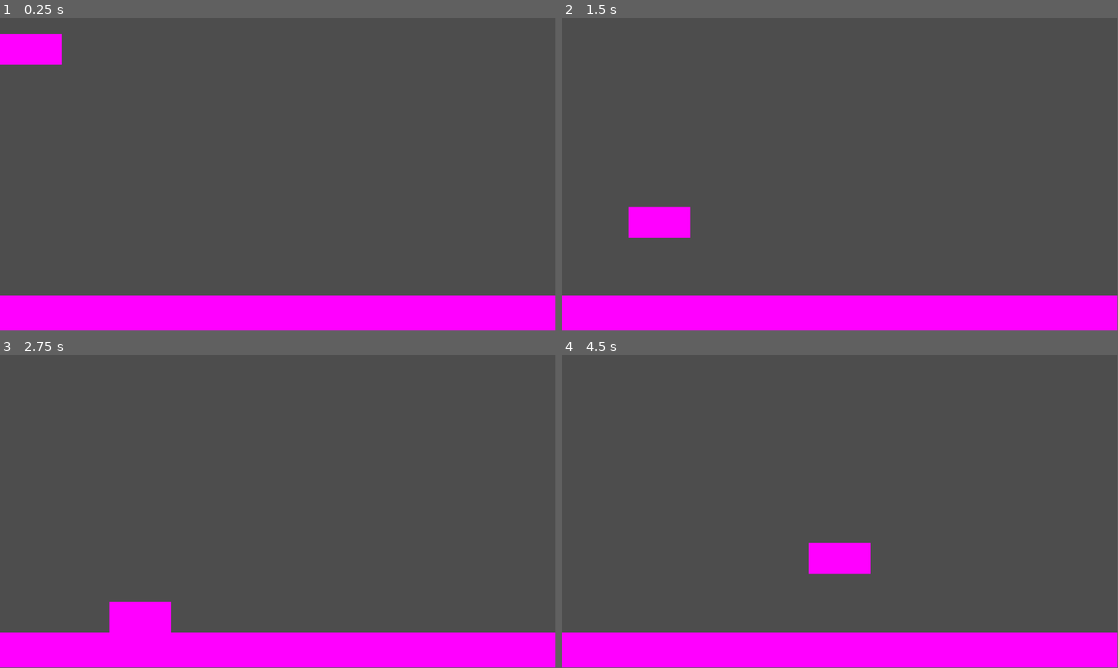
Above: before the commit, frames 1-4 (two rows, left to right).
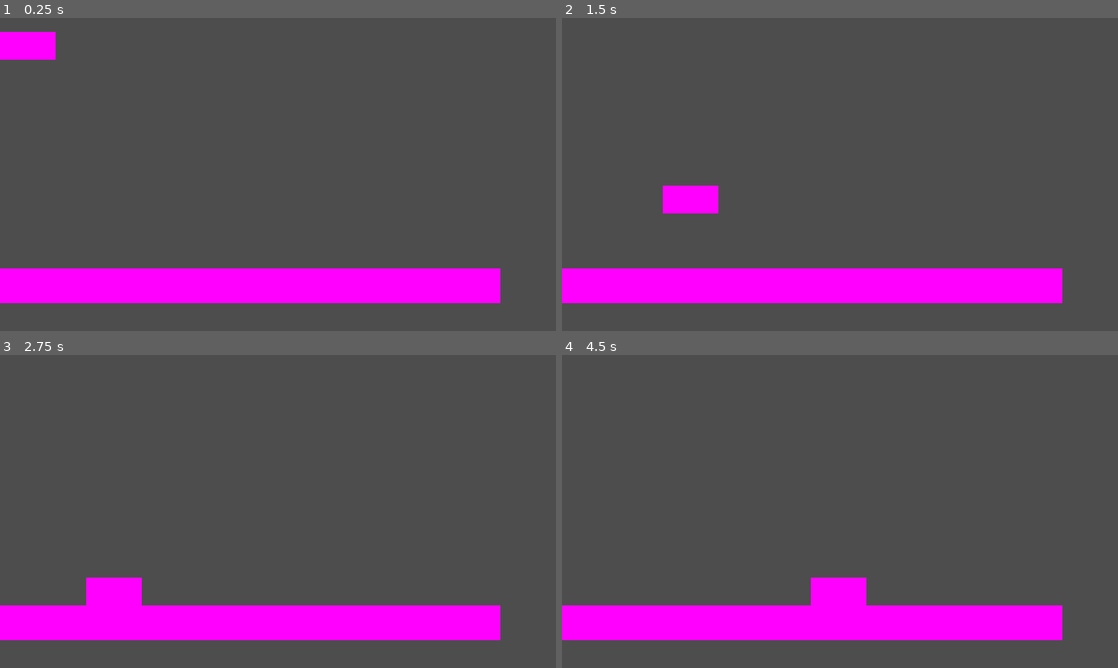
Above: after the commit, the same moments.

Repository: WAVForm/BeavrGame
Game: Godot game, scene res://scenes/test_scene.tscn
Same seed, same stepped clock (60 frames per second), same inputs: the game is played once before the commit and once after it. The project has no main scene, so this scene is started directly.
Inputs (mouse positions are in pixels of both pictures, inside the frame that each line leads up to):
- Up to frame 1 (0.25 s): no input
- Up to frame 2 (1.5 s): move the mouse to (962, 158) at 0.52 s; press the mouse at (962, 158) at 0.53 s; hold D (move_right) from 0.53 s (still down); tap E (interact, bound only after the commit) at 0.6 s; tap Space (move_jump, bound only before the commit) at 0.77, 1.07 s; move the mouse to (728, 190) at 1.27 s; release the mouse at (728, 190) at 1.28 s; click (728, 190) at 1.35 s
- Up to frame 3 (2.75 s): tap Space (move_jump, bound only before the commit) at 1.52, 1.82 s; tap S (look_down, bound only after the commit) at 1.55, 2.1 s; move the mouse to (333, 442) at 2.02 s; release D (move_right) at 2.03 s; hold A (move_left) from 2.03 s (still down); tap W (look_up, bound only after the commit) at 2.3 s
- Up to frame 4 (4.5 s): move the mouse to (812, 574) at 2.77 s; release A (move_left) at 2.78 s; hold D (move_right) 2.78-4.28 s; tap W (look_up, bound only after the commit) at 2.85 s; tap Space (move_jump, bound only before the commit) at 3.02, 3.05, 3.32 s; move the mouse to (1006, 558) at 3.52 s; hold Space (move_jump, bound only before the commit) 3.53-4.28 s; tap E (interact, bound only after the commit) at 3.8, 4.35 s; move the mouse to (673, 464) at 4.27 s; hold A (move_left) from 4.28 s (still down)
In our replay, the window is 799x449 before the commit and 800x450 after it. These sizes can differ from the game's own. Grey fills any space a smaller window leaves; there, only what the larger window draws over its background counts as a difference.

The runs differ from the first frame. In frame 1, 17% of the frame differs, in the area x 0-100%, y 4-100%; in frame 2, 19%; in frame 3, 17%; in frame 4, 19%, in the area x 0-100%, y 60-100%.

Commit message:
player controller & dialogue
still need to test interaction

Diff:
--- a/dialogue_template.gd
+++ b/dialogue_template.gd
@@ -1,18 +1,110 @@
 extends Control
 
-@onready var visual = $split/visual
-@onready var text = $split/text_container
-@onready var text_background = $split/text_container/background
-@onready var text_content = $split/text_container/text
+@onready var visual:TextureRect = $split/visual
+@onready var text:Panel = $split/text_container
+@onready var text_content:RichTextLabel = $split/text_container/text
+@onready var doubleclick_timer:Timer = $doubleclick_timer
 
-var blank := Color(0,0,0,0)
-var start := false
+enum STATES {NONE, FADING_IN, DISPLAYING_TEXT, WAITING_FOR_CLICK, FADING_OUT, DOUBLE_CLICKED}
+
+var prev_state: STATES = STATES.NONE
+var current_state:STATES = STATES.NONE
+var current_time := 0.0
+var texts: Array[String]
+
+signal done
+
+@export var fade_time := 1.0
+@export var speedup_multiplier := 2.0
 
 func _ready():
-	visual.modulate = blank
-	text.modulate = blank
-	text_background.modulate = blank
+	visual.modulate.a = 0.0 #blank
+	text.modulate.a = 0.0 #blank
 	text_content.visible_ratio = 0
+	start(["first", "second", "third", "fourth"], PlaceholderTexture2D.new())
+
+func start(texts_p:Array[String], image_p:Texture2D):
+	texts = texts_p
+	visual.texture = image_p
+	current_state = STATES.FADING_IN
 
 func _process(delta):
-	if start:
+	if current_state > STATES.NONE:
+		current_time += delta * (speedup_multiplier if Input.is_action_pressed("lmb_click") else 1) #update current time, with multiplier if LMB is being pressed
+
+		#check for double click
+		if Input.is_action_just_pressed("lmb_click"):
+			if doubleclick_timer.is_stopped():
+				doubleclick_timer.start()
+			else:
+				prev_state = current_state
+				current_state = STATES.DOUBLE_CLICKED
+
+		match current_state:
+			STATES.FADING_IN:
+				if(current_time > fade_time or is_equal_approx(current_time, fade_time)): #if done fading in
+					visual.modulate.a = 1.0 #make opaque
+					text.modulate.a = 1.0 #make opaque
+					current_time = 0.0 #reset time
+					text_content.text = texts.pop_front() #set first text
+					prev_state = STATES.FADING_IN
+					current_state = STATES.DISPLAYING_TEXT
+				else:
+					var amt = current_time / fade_time #fade amount = % of time left
+					visual.modulate.a = lerp(0.0, 1.0, amt) #fade
+					text.modulate.a = lerp(0.0, 1.0, amt) #fade
+			STATES.DISPLAYING_TEXT:
+				var amt = current_time / text_content.get_line_count() #amount of text shown, 1 second per line
+				if (amt > 1.0 or is_equal_approx(amt, 1.0)): #if all lines show
+					text_content.visible_ratio = 1.0 #make sure they show
+					current_time = 0.0 #reset time
+					prev_state = STATES.DISPLAYING_TEXT
+					current_state = STATES.WAITING_FOR_CLICK
+				else:
+					text_content.visible_ratio = amt #display correct amount of text
+			STATES.WAITING_FOR_CLICK:
+				if Input.is_action_pressed("lmb_click"): #if just clicked
+					current_time = 0.0 #reset time
+					prev_state = STATES.WAITING_FOR_CLICK
+					if texts.size() > 0: #if texts left to show
+							text_content.visible_ratio = 0.0 #reset amount of text shown
+							text_content.text = texts.pop_front() #set text to next
+							current_state = STATES.DISPLAYING_TEXT
+					else:
+							current_state = STATES.FADING_OUT
+			STATES.FADING_OUT:
+				if(current_time > fade_time or is_equal_approx(current_time, fade_time)): #if done fading out
+					visual.modulate.a = 0.0 #set to final value
+					text.modulate.a = 0.0 #seet to final value
+					current_time = 0.0 #reset time, not necessary
+					prev_state = STATES.FADING_OUT
+					current_state = STATES.NONE
+					done.emit() #let whatever needs to know that the dialogue is done
+				else:
+					var amt = current_time / fade_time #fade amount = % of tiem left
+					visual.modulate.a = lerp(1.0, 0.0, amt) #fade
+					text.modulate.a = lerp(1.0, 0.0, amt) #fade
+			STATES.DOUBLE_CLICKED:
+				match prev_state:
+					STATES.FADING_IN:
+						visual.modulate.a = 1.0 #make opaque
+						text.modulate.a = 1.0 #make opaque
+						current_time = 0.0 #reset time
+						text_content.text = texts.pop_front() #set first text
+						prev_state = STATES.FADING_IN
+						current_state = STATES.DISPLAYING_TEXT
+					STATES.DISPLAYING_TEXT:
+						prev_state = STATES.DISPLAYING_TEXT
+						if (texts.size() > 0):
+							text_content.visible_ratio = 1.0 #make opaque
+							current_time = 0.0 #reset time
+							current_state = STATES.WAITING_FOR_CLICK
+						else:
+							current_state = STATES.FADING_OUT
+					STATES.FADING_OUT:
+						visual.modulate.a = 0.0 #set to final value
+						text.modulate.a = 0.0 #seet to final value
+						current_time = 0.0 #reset time, not necessary
+						prev_state = STATES.FADING_OUT
+						current_state = STATES.NONE
+						done.emit() #let whatever needs to know that the dialogue is done
--- a/objects/player.tscn
+++ b/objects/player.tscn
@@ -23,3 +23,8 @@
 position = Vector2(64, 32)
 rotation = 1.5708
 shape = SubResource("CapsuleShape2D_6pgpc")
+
+[node name="interaction_ray" type="RayCast2D" parent="."]
+position = Vector2(64, 32)
+target_position = Vector2(128, 0)
+hit_from_inside = true
--- a/project.godot
+++ b/project.godot
@@ -14,11 +14,17 @@
 config/features=PackedStringArray("4.3", "GL Compatibility")
 config/icon="res://icon.svg"
 
+[display]
+
+window/size/viewport_width=1280
+window/size/viewport_height=720
+window/stretch/mode="canvas_items"
+
 [input]
 
-move_left={
+look_up={
 "deadzone": 0.5,
-"events": [Object(InputEventKey,"resource_local_to_scene":fa …(140 unchanged characters)… d":false,"keycode":0,"physical_keycode":65,"key_label":0,"unicode":97,"location":0,"echo":false,"script":null)
+"events": [Object(InputEventKey,"resource_local_to_scene":fa …(140 unchanged characters)… d":false,"keycode":0,"physical_keycode":87,"key_label":0,"unicode":119,"location":0,"echo":false,"script":null)
 ]
 }
 move_right={
@@ -26,9 +32,29 @@
 "events": [Object(InputEventKey,"resource_local_to_scene":false,"resource_name":"","device":-1,"window_id":0,"alt_press …(192 unchanged characters)…
 ]
 }
-move_jump={
+look_down={
+"deadzone": 0.5,
+"events": [Object(InputEventKey,"resource_local_to_scene":false,"resource_name":"","device":-1,"window_id":0,"alt_pressed":false,"shift_pressed":false,"ctrl_pressed":false,"meta_pressed":false,"pressed":false,"keycode":0,"physical_keycode":83,"key_label":0,"unicode":115,"location":0,"echo":false,"script":null)
+]
+}
+move_left={
+"deadzone": 0.5,
+"events": [Object(InputEventKey,"resource_local_to_scene":false,"resource_name":"","device":-1,"window_id":0,"alt_pressed":false,"shift_pressed":false,"ctrl_pressed":false,"meta_pressed":false,"pressed":false,"keycode":0,"physical_keycode":65,"key_label":0,"unicode":97,"location":0,"echo":false,"script":null)
+]
+}
+jump={
 "deadzone": 0.5,
 "events": [Object(InputEventKey,"resource_local_to_scene":false,"resource_name":"","device":-1,"window_id":0,"alt_press …(191 unchanged characters)…
+]
+}
+lmb_click={
+"deadzone": 0.5,
+"events": [Object(InputEventMouseButton,"resource_local_to_scene":false,"resource_name":"","device":-1,"window_id":0,"alt_pressed":false,"shift_pressed":false,"ctrl_pressed":false,"meta_pressed":false,"button_mask":1,"position":Vector2(112, 21),"global_position":Vector2(121, 67),"factor":1.0,"button_index":1,"canceled":false,"pressed":true,"double_click":false,"script":null)
+]
+}
+interact={
+"deadzone": 0.5,
+"events": [Object(InputEventKey,"resource_local_to_scene":false,"resource_name":"","device":-1,"window_id":0,"alt_pressed":false,"shift_pressed":false,"ctrl_pressed":false,"meta_pressed":false,"pressed":false,"keycode":0,"physical_keycode":69,"key_label":0,"unicode":101,"location":0,"echo":false,"script":null)
 ]
 }
 
--- a/scenes/dialogue_template.tscn
+++ b/scenes/dialogue_template.tscn
@@ -55,3 +55,7 @@
 fit_content = true
 scroll_active = false
 scroll_following = true
+
+[node name="doubleclick_timer" type="Timer" parent="."]
+wait_time = 0.25
+one_shot = true
--- a/scenes/test_scene.tscn
+++ b/scenes/test_scene.tscn
@@ -12,12 +12,12 @@
 
 [node name="player" parent="." instance=ExtResource("1_35u52")]
 
-[node name="StaticBody2D" type="StaticBody2D" parent="."]
+[node name="floor" type="StaticBody2D" parent="."]
 position = Vector2(576, 616)
 
-[node name="floor" type="Sprite2D" parent="StaticBody2D"]
+[node name="Sprite2D" type="Sprite2D" parent="floor"]
 scale = Vector2(1.92, 1)
 texture = SubResource("PlaceholderTexture2D_t2cpa")
 
-[node name="CollisionShape2D" type="CollisionShape2D" parent="StaticBody2D"]
+[node name="CollisionShape2D" type="CollisionShape2D" parent="floor"]
 shape = SubResource("RectangleShape2D_onyd5")
--- a/scripts/player.gd
+++ b/scripts/player.gd
@@ -3,25 +3,56 @@
 @export var gravity: int = ProjectSettings.get_setting("physics/2d/default_gravity")
 @export_category("Movement")
 @export var max_speed := 300.0
-@export var accel := 5
+@export var min_speed := 50.0
+@export var accel := 15
+@export var decel := 20
 @export var jump_force := 500.0
+@export_category("Interaction")
+@export var interaction_range := 128
 
+@onready var ray = $interaction_ray
+
+enum STATES {IDLE, STOPPING, MOVING, JUMPING, FALLING, HIDING}
+var current_state:STATES = STATES.IDLE
 var speed := 0
+var dir := Vector2.RIGHT
+
+func _process(delta):
+	dir = Vector2(Input.get_axis("move_left", "move_right"), Input.get_axis("look_down", "look_up")) #get direction for current frame
 
 func _physics_process(delta):
-	#gravity
-	velocity.y += gravity * delta
-
 	try_move(delta)
+	try_interaction()
 
 func try_move(delta):
-	var dir = Input.get_axis("move_left", "move_right")
-	if dir != 0:
-		if velocity.x < 0 and dir > 0 or velocity.x > 0 and dir < 0:
+	if is_on_floor() and dir.x == 0 and not Input.is_action_just_pressed("jump") and velocity.x == 0 and current_state != STATES.HIDING:
+		current_state = STATES.IDLE
+		return
+
+	if dir.x != 0:
+		current_state = STATES.MOVING
+		if velocity.x < 0 and dir.x > 0 or velocity.x > 0 and dir.x < 0:
+			velocity.x *= -1
+		velocity.x += (dir.x*accel) if velocity.x < max_speed and velocity.x > -max_speed else 0
+	elif velocity.x != 0:
+		current_state = STATES.STOPPING
+		if velocity.x < 0 and velocity.x > -min_speed or velocity.x > 0 and velocity.x < min_speed:
 			velocity.x = 0
-		velocity.x += Input.get_axis("move_left", "move_right")*accel if (-max_speed < velocity.x and velocity.x < max_speed) else 0
-	else:
-		velocity.x = lerp(velocity.x, 0.0, 2*accel*delta)
-	velocity.y -= jump_force if Input.is_action_pressed("move_jump") and self.is_on_floor() else 0
+			current_state = STATES.IDLE
+		else:
+			velocity.x -= decel * (1 if velocity.x > 0 else -1)
+
+	if not is_on_floor():
+		current_state = STATES.FALLING
+		velocity.y += gravity * delta #gravity
+	elif Input.is_action_just_pressed("jump"):
+		current_state = STATES.JUMPING
+		velocity.y -= jump_force
 
 	move_and_slide()
+
+func try_interaction():
+	ray.target_position = dir*interaction_range
+	if Input.is_action_just_pressed("interact") and ray.is_colliding():
+		print("Y")
+		ray.get_collider().interact(self)
